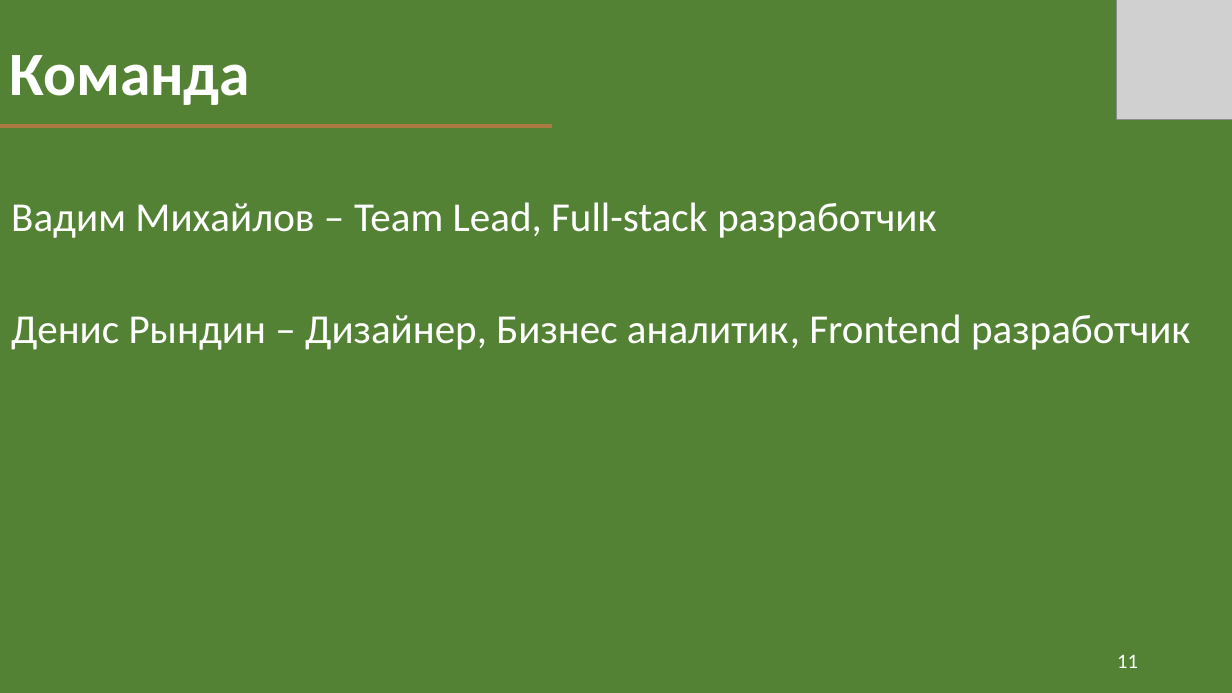
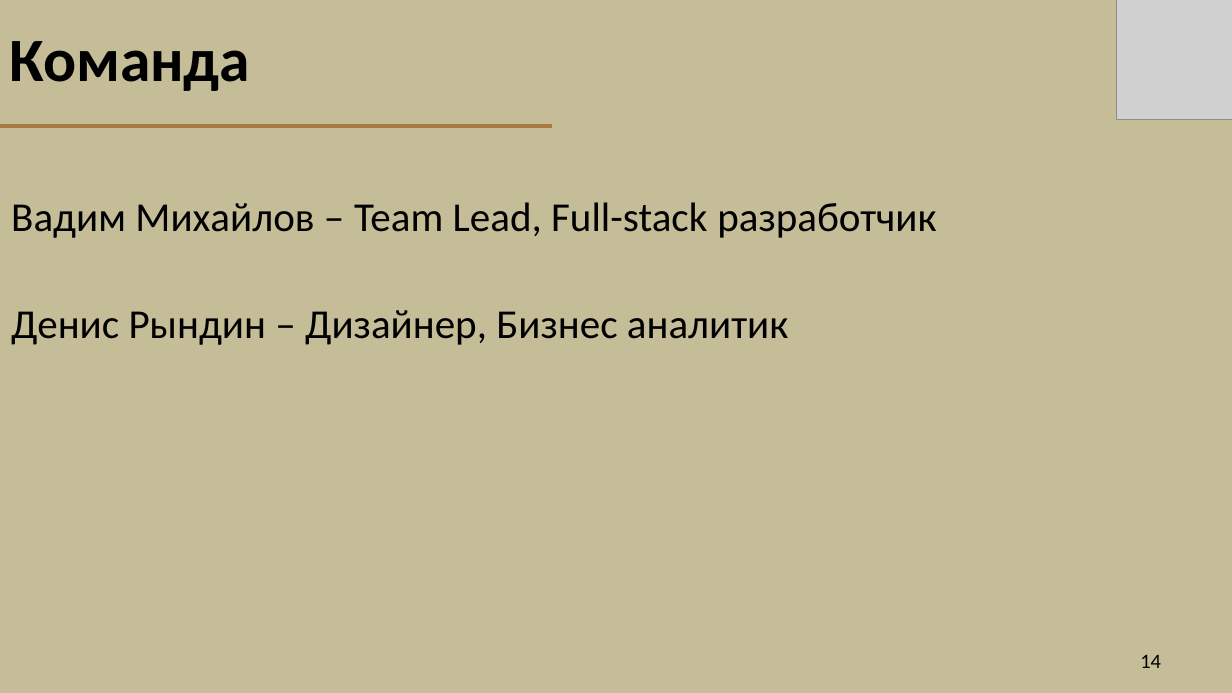
Before and after one commit to FDMan12/news-with-tags, a slide deck: slide 14 of Documentation/my_news_presentation.pptx (slide 11 before the commit). Drawn at 1232x693 pixels with LibreOffice and Linux fonts; fonts in the diff are those of the drawing; grey boxes stand for pictures. Boxes give left, top, right and bottom in pixels: in the first picture for what was removed or moved away, otherwise in the second. Text is boxed around its words. In the diff, an @@ line names an element or a change of style, - is before the commit and + after.

```diff
--- a/Documentation/my_news_presentation.pptx
+++ b/Documentation/my_news_presentation.pptx
@@ background #FFFFFF to #000000 @@
@@ title "Команда" at (9, 41, 250, 91): text colour #FFFFFF to #000000; line spacing 0.9 to 1; vertical alignment bottom to middle @@
@@ rectangle at (0, 0, 1232, 693): fill #548235 to #C4BD97; outline #333F50 1 pt to #17375E 2 pt @@
@@ subtitle at (11, 202, 936, 238): text colour #FFFFFF to #000000 in "Вадим Михайлов – Team Lead, Full-stack разработчик"; less space between paragraphs @@
@@ subtitle at (11, 310, 788, 345): text changed; text colour #FFFFFF to #000000 @@
-Денис Рындин – Дизайнер, Бизнес аналитик, Frontend разработчик
+Денис Рындин – Дизайнер, Бизнес аналитик
@@ page number at (1140, 655, 1161, 668): text changed; text colour #FFFFFF to #000000 @@
-11
+14
```
Also in this commit, not shown: 11 other slides changed, 3 slides added, 4 other files.
